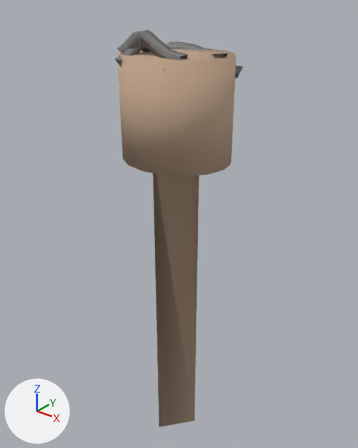
What one commit did to the OBJ model scenes/meche4.obj.
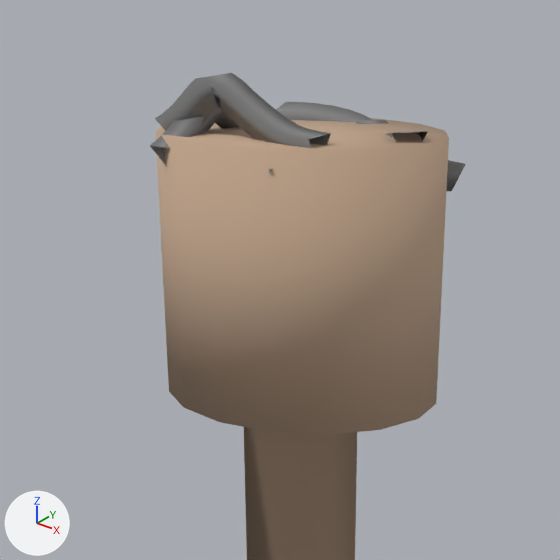
Each version is shown whole from a 50 mm lens placed at (1.052, -1.3, 0.252), pointed at (-0.022, 0.042, -0.58), then close up on the part from 15% to 79% of the width and 0% to 51% of the height. Every picture has the same lights, and +X, +Y and +Z are marked at lower left. Where no turn or scale is listed for an object, it has been applied to the vertices.

Names of what the first close-up shows: 'meche4'.
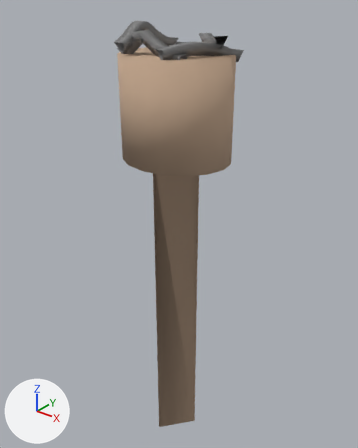
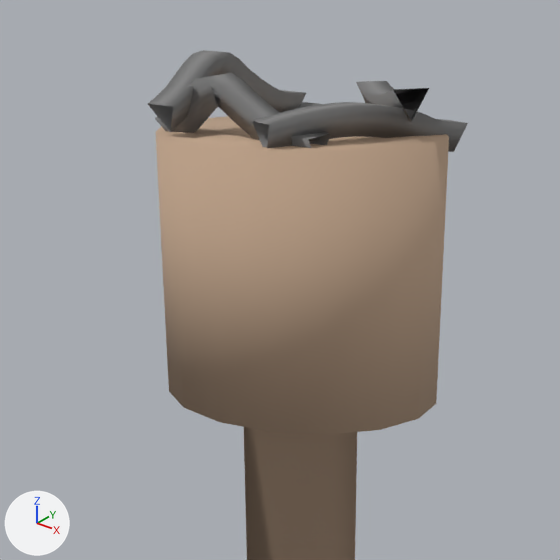
Pixel boxes [x1, y1, x2, y2] of what changed, in the close-ups (560 x 560 px; the box of a moved part takes in the faces that stretch with it):
'meche4', reshaped
    before: [150, 73, 465, 560]
    after: [148, 50, 468, 560]
part 1 of me_meche4, moved or reshaped
    before: [356, 120, 427, 142]
    after: [356, 81, 429, 122]
part 2 of me_meche4, moved or reshaped
    before: [150, 107, 239, 167]
    after: [148, 50, 306, 132]
part 3 of me_meche4, moved or reshaped
    before: [269, 160, 465, 191]
    after: [252, 102, 468, 152]

Edits to the bpy script that builds the scene:
```text
Change me_meche4:
    where me_meche4.from_pydata(...)  # 265 vertices, 496 faces; spans x -0.2..0.2, y -0.18..0.17, z -1.5..0.12
    used by ob_meche4; location = (0.0, 0.0, 0.0)
    me_meche4 part 1: the loose piece of 33 vertices spanning x 0.01..0.19, y -0.02..0.15, z 0.01..0.06 is moved by (0.0, 0.0, 0.05)
    me_meche4 part 2: the loose piece of 45 vertices spanning x -0.13..-0.07, y -0.16..0.12, z 0.0..0.1 is moved by (0.0, 0.0, 0.05)
    me_meche4 part 3: the loose piece of 45 vertices spanning x 0.04..0.18, y -0.16..0.13, z -0.02..0.04 is moved by (0.0, 0.0, 0.05)
```
